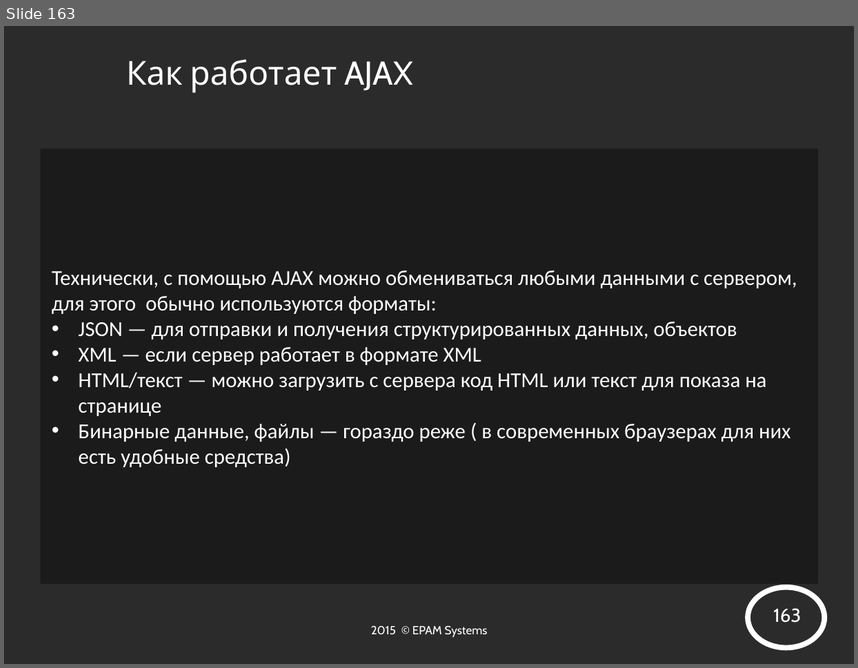
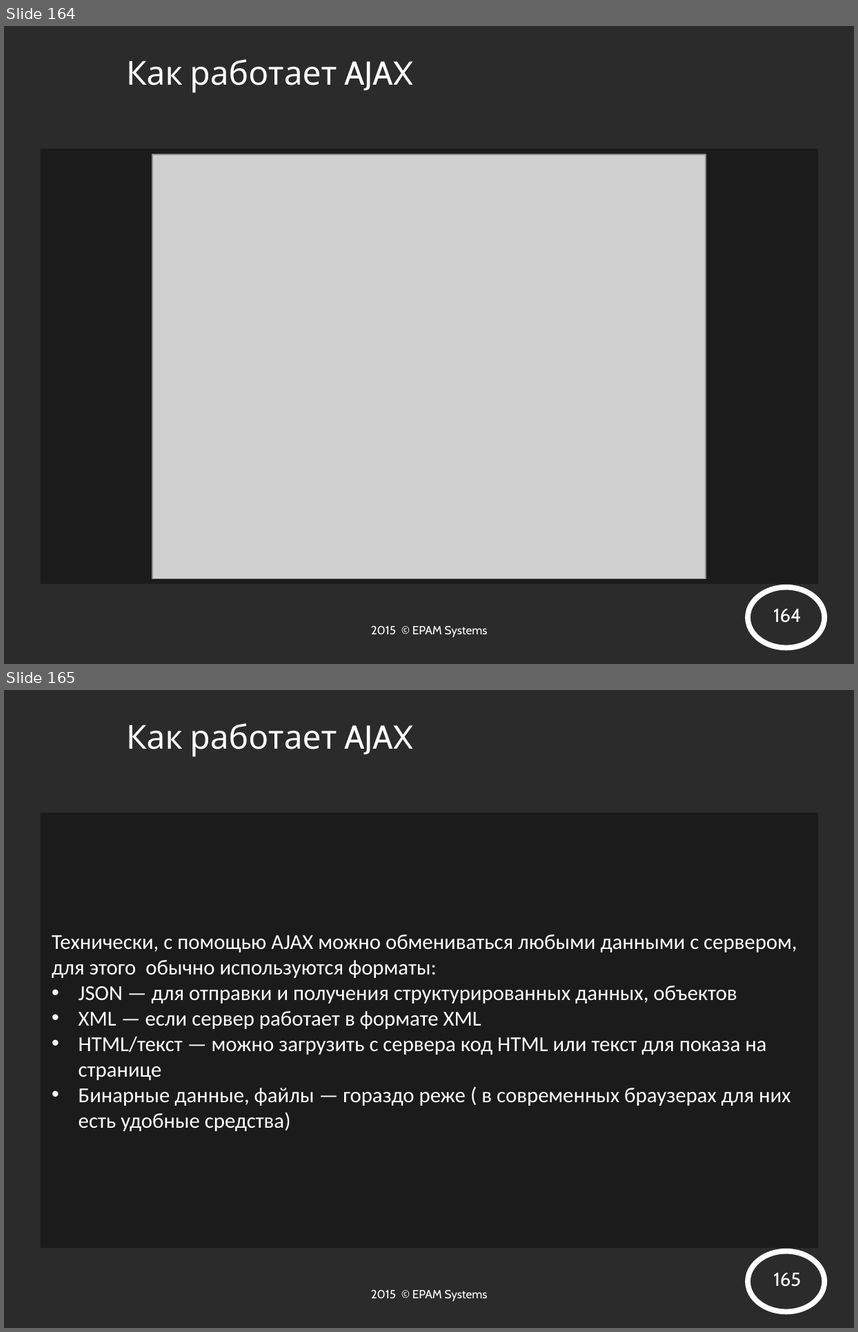
Before and after one commit to AnzhelikaKravchuk/.NET-Training, a slide deck: Presentations/ASP.NET MVC 4. Content.pptx. Shown one above the other, each under a label of ours: slide 163 before the commit, slides 164 and 165 after it. The pictures are 858x668 and 858x1332 pixels, drawn with LibreOffice and Linux fonts; fonts in the diff are those of the drawing; grey boxes stand for pictures; background and template pictures are left out; a plain dark background stands for a picture behind light text. Boxes give left, top, right and bottom in pixels: in the first picture for what was removed or moved away, otherwise in the second. Text is boxed around its words. In the diff, an @@ line names an element or a change of style, - is before the commit and + after.

```diff
--- a/Presentations/ASP.NET MVC 4. Content.pptx
+++ b/Presentations/ASP.NET MVC 4. Content.pptx
@@ slide 164 added at (4,26,854,664), background picture (left out); not listed: 3 template elements that a slide beside it also shows @@
@@ title added at (126,59,413,93), 28 pt, text #FFFFFF @@
+Как работает AJAX
@@ picture added at (152,154,705,579) @@
@@ text added at (371,625,488,637), 10 pt, text #FFFFFF @@
+2015 © EPAM Systems
@@ what was slide 163 is now slide 165 @@
@@ page number at (773,1272,801,1286): text changed @@
-163
+165
```
Also in this commit, not shown: 3 slides changed, 1 other slide added, 8 other files.
